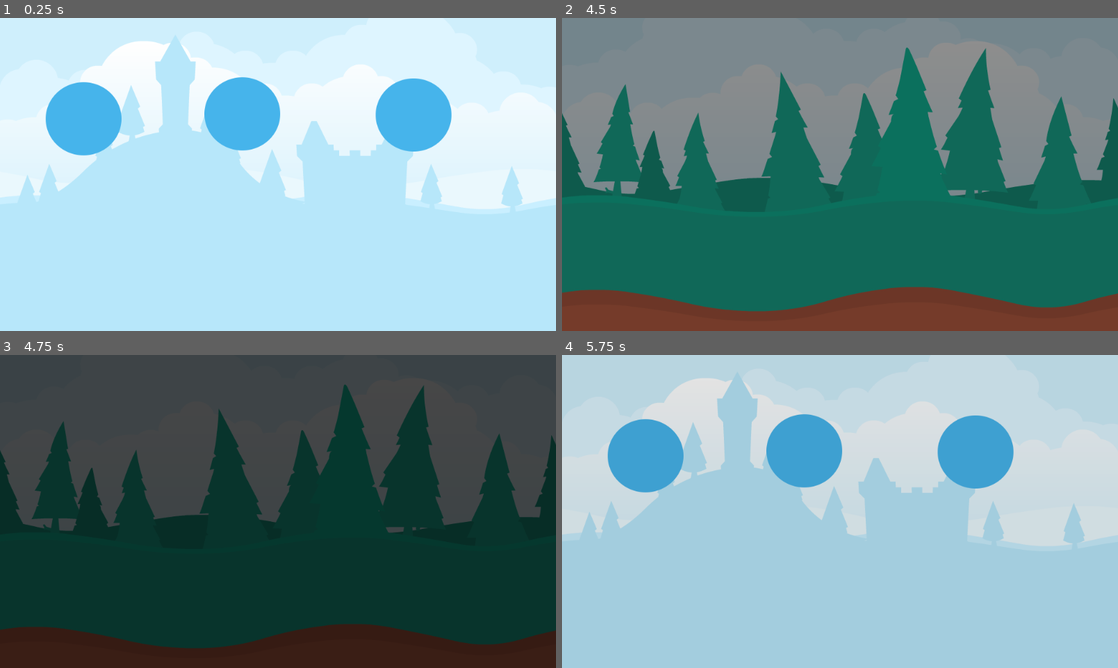
Above: before the commit, frames 1-4 (two rows, left to right).
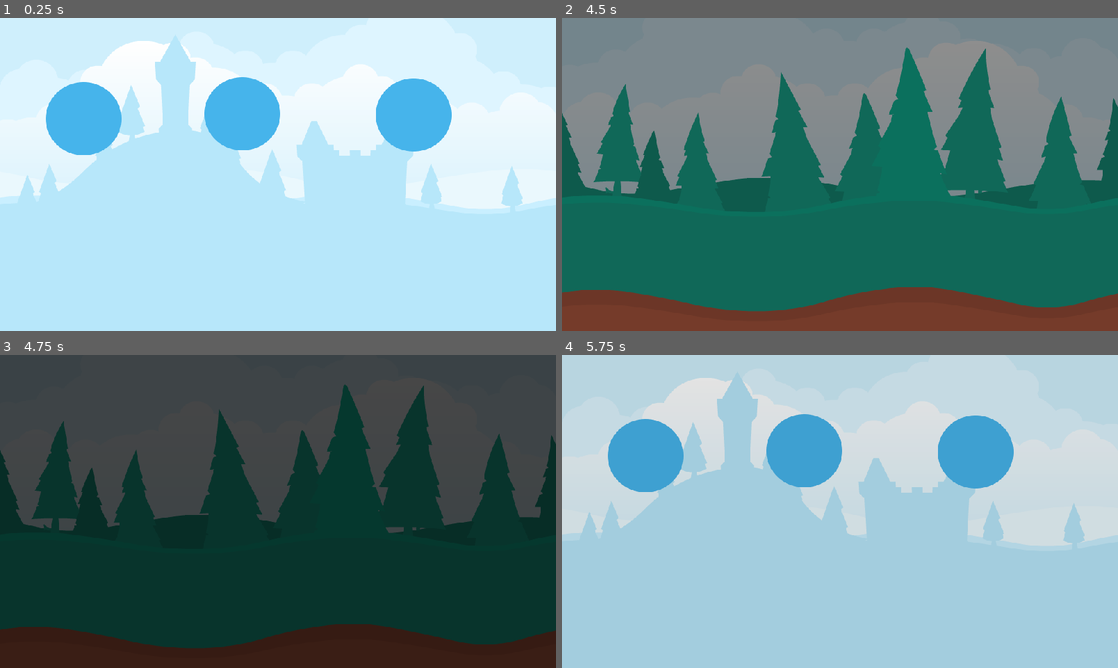
Above: after the commit, the same moments.

Repository: KOMAX233/game_name_tbd
Game: Godot game, scene res://asset/scenes/scene_map.tscn
Two runs of this game, one before a commit and one after it. Both use one fixed random seed, a clock stepped at 60 frames per second and the inputs below.
Inputs (mouse positions are in pixels of both pictures, inside the frame that each line leads up to):
- Up to frame 1 (0.25 s): no input
- Up to frame 2 (4.5 s): tap Enter (ui_accept) at 0.5, 0.6, 0.77, 1.07, 1.25, 1.52, 1.55, 1.82, 2, 2.1, 2.75, 3.02, 3.05, 3.32, 3.5, 3.6, 3.77, 4.07, 4.25 s; move the mouse to (962, 158) at 0.52 s; hold Right (ui_right) 0.53-2.03 s; click (962, 158) at 0.67 s; move the mouse to (728, 190) at 1.27 s; click (728, 190) at 1.35 s; move the mouse to (895, 105) at 2.02 s; hold Left (ui_left) 2.03-2.78 s; move the mouse to (812, 237) at 2.77 s; hold Right (ui_right) 2.78-4.28 s; click (812, 237) at 2.85 s; move the mouse to (1006, 221) at 3.52 s; move the mouse to (673, 127) at 4.27 s; hold Left (ui_left) from 4.28 s (still down); click (673, 127) at 4.35 s
- Up to frame 3 (4.75 s): keep holding Left (ui_left); tap Enter (ui_accept) at 4.52, 4.55 s
- Up to frame 4 (5.75 s): tap Enter (ui_accept) at 4.82, 5.1 s; move the mouse to (867, 511) at 5.02 s; release Left (ui_left) at 5.03 s; hold Right (ui_right) from 5.03 s (still down); click (867, 511) at 5.17 s

The runs differ from the first frame. In frame 1, 0.2% of the frame differs, in the area x 4-82%, y 7-57%; in frame 2, 0.3%, in the area x 0-100%, y 9-94%; in frame 3, less than 0.1%; in frame 4, 0.1%.

Commit message:
added player animation and control starter code

Diff:
--- /dev/null
+++ b/asset/scenes/player.gd
@@ -0,0 +1,34 @@
+extends CharacterBody2D
+
+@onready var sprite_2d = $Sprite2D
+@onready var animation_player = $AnimationPlayer
+
+const SPEED = 300.0
+const JUMP_VELOCITY = -400.0
+
+# Get the gravity from the project settings to be synced with RigidBody nodes.
+var gravity = ProjectSettings.get_setting("physics/2d/default_gravity")
+
+
+func _physics_process(delta):
+	# Add the gravity.
+#	if not is_on_floor():
+#		velocity.y += gravity * delta
+
+	# Handle Jump.
+#	if Input.is_action_just_pressed("ui_accept") and is_on_floor():
+#		velocity.y = JUMP_VELOCITY
+
+	# Get the input direction and handle the movement/deceleration.
+	# As good practice, you should replace UI actions with custom gameplay actions.
+	var direction = Input.get_axis("ui_left", "ui_right")
+	if direction:
+		velocity.x = direction * SPEED
+		animation_player.play("run_h")
+	else:
+		velocity.x = move_toward(velocity.x, 0, SPEED)
+		sprite_2d.flip_h = direction > 0
+		animation_player.play("idle")
+
+
+	move_and_slide()
--- /dev/null
+++ b/asset/scenes/player.tscn
@@ -0,0 +1,309 @@
+[gd_scene load_steps=10 format=3 uid="uid://d2mf7n8ib8i3h"]
+
+[ext_resource type="Script" path="res://asset/scenes/player.gd" id="1_5veja"]
+[ext_resource type="Texture2D" uid="uid://b57i1ufk0d8pn" path="res://asset/scenes/img/tile/spritesheet_players.png" id="1_i1jvu"]
+
+[sub_resource type="RectangleShape2D" id="RectangleShape2D_ufl2d"]
+size = Vector2(70, 134)
+
+[sub_resource type="Animation" id="Animation_lriqi"]
+resource_name = "idle"
+loop_mode = 1
+tracks/0/type = "value"
+tracks/0/imported = false
+tracks/0/enabled = true
+tracks/0/path = NodePath("Sprite2D:frame")
+tracks/0/interp = 1
+tracks/0/loop_wrap = true
+tracks/0/keys = {
+"times": PackedFloat32Array(0),
+"transitions": PackedFloat32Array(1),
+"update": 1,
+"values": [0]
+}
+tracks/1/type = "value"
+tracks/1/imported = false
+tracks/1/enabled = true
+tracks/1/path = NodePath("Sprite2D:region_rect")
+tracks/1/interp = 1
+tracks/1/loop_wrap = true
+tracks/1/keys = {
+"times": PackedFloat32Array(0),
+"transitions": PackedFloat32Array(1),
+"update": 0,
+"values": [Rect2(256, 512, 128, 256)]
+}
+tracks/2/type = "value"
+tracks/2/imported = false
+tracks/2/enabled = true
+tracks/2/path = NodePath("Sprite2D:hframes")
+tracks/2/interp = 1
+tracks/2/loop_wrap = true
+tracks/2/keys = {
+"times": PackedFloat32Array(0),
+"transitions": PackedFloat32Array(1),
+"update": 1,
+"values": [1]
+}
+tracks/3/type = "value"
+tracks/3/imported = false
+tracks/3/enabled = true
+tracks/3/path = NodePath("Sprite2D:vframes")
+tracks/3/interp = 1
+tracks/3/loop_wrap = true
+tracks/3/keys = {
+"times": PackedFloat32Array(0),
+"transitions": PackedFloat32Array(1),
+"update": 1,
+"values": [1]
+}
+
+[sub_resource type="Animation" id="Animation_5eo6n"]
+resource_name = "run_h"
+length = 0.5
+loop_mode = 1
+tracks/0/type = "value"
+tracks/0/imported = false
+tracks/0/enabled = true
+tracks/0/path = NodePath("Sprite2D:frame")
+tracks/0/interp = 1
+tracks/0/loop_wrap = true
+tracks/0/keys = {
+"times": PackedFloat32Array(0, 0.1, 0.2, 0.3, 0.4),
+"transitions": PackedFloat32Array(1, 1, 1, 1, 1),
+"update": 1,
+"values": [0, 1, 2, 3, 4]
+}
+tracks/1/type = "value"
+tracks/1/imported = false
+tracks/1/enabled = true
+tracks/1/path = NodePath("Sprite2D:hframes")
+tracks/1/interp = 1
+tracks/1/loop_wrap = true
+tracks/1/keys = {
+"times": PackedFloat32Array(0),
+"transitions": PackedFloat32Array(1),
+"update": 1,
+"values": [1]
+}
+tracks/2/type = "value"
+tracks/2/imported = false
+tracks/2/enabled = true
+tracks/2/path = NodePath("Sprite2D:vframes")
+tracks/2/interp = 1
+tracks/2/loop_wrap = true
+tracks/2/keys = {
+"times": PackedFloat32Array(0),
+"transitions": PackedFloat32Array(1),
+"update": 1,
+"values": [5]
+}
+tracks/3/type = "value"
+tracks/3/imported = false
+tracks/3/enabled = true
+tracks/3/path = NodePath("Sprite2D:region_rect")
+tracks/3/interp = 1
+tracks/3/loop_wrap = true
+tracks/3/keys = {
+"times": PackedFloat32Array(0),
+"transitions": PackedFloat32Array(1),
+"update": 0,
+"values": [Rect2(128, 768, 128, 1280)]
+}
+
+[sub_resource type="Animation" id="Animation_ekf6k"]
+length = 0.001
+tracks/0/type = "value"
+tracks/0/imported = false
+tracks/0/enabled = true
+tracks/0/path = NodePath("Sprite2D:frame")
+tracks/0/interp = 1
+tracks/0/loop_wrap = true
+tracks/0/keys = {
+"times": PackedFloat32Array(0),
+"transitions": PackedFloat32Array(1),
+"update": 1,
+"values": [0]
+}
+tracks/1/type = "value"
+tracks/1/imported = false
+tracks/1/enabled = true
+tracks/1/path = NodePath("Sprite2D:hframes")
+tracks/1/interp = 1
+tracks/1/loop_wrap = true
+tracks/1/keys = {
+"times": PackedFloat32Array(0),
+"transitions": PackedFloat32Array(1),
+"update": 1,
+"values": [1]
+}
+tracks/2/type = "value"
+tracks/2/imported = false
+tracks/2/enabled = true
+tracks/2/path = NodePath("Sprite2D:vframes")
+tracks/2/interp = 1
+tracks/2/loop_wrap = true
+tracks/2/keys = {
+"times": PackedFloat32Array(0),
+"transitions": PackedFloat32Array(1),
+"update": 1,
+"values": [5]
+}
+tracks/3/type = "value"
+tracks/3/imported = false
+tracks/3/enabled = true
+tracks/3/path = NodePath("Sprite2D:region_rect")
+tracks/3/interp = 1
+tracks/3/loop_wrap = true
+tracks/3/keys = {
+"times": PackedFloat32Array(0),
+"transitions": PackedFloat32Array(1),
+"update": 0,
+"values": [Rect2(128, 768, 128, 1280)]
+}
+tracks/4/type = "value"
+tracks/4/imported = false
+tracks/4/enabled = true
+tracks/4/path = NodePath("Sprite2D:flip_h")
+tracks/4/interp = 1
+tracks/4/loop_wrap = true
+tracks/4/keys = {
+"times": PackedFloat32Array(0),
+"transitions": PackedFloat32Array(1),
+"update": 1,
+"values": [true]
+}
+
+[sub_resource type="Animation" id="Animation_8aj5m"]
+resource_name = "run_back"
+length = 0.2
+loop_mode = 1
+tracks/0/type = "value"
+tracks/0/imported = false
+tracks/0/enabled = true
+tracks/0/path = NodePath("Sprite2D:region_rect")
+tracks/0/interp = 1
+tracks/0/loop_wrap = true
+tracks/0/keys = {
+"times": PackedFloat32Array(0),
+"transitions": PackedFloat32Array(1),
+"update": 0,
+"values": [Rect2(256, 1024, 128, 512)]
+}
+tracks/1/type = "value"
+tracks/1/imported = false
+tracks/1/enabled = true
+tracks/1/path = NodePath("Sprite2D:vframes")
+tracks/1/interp = 1
+tracks/1/loop_wrap = true
+tracks/1/keys = {
+"times": PackedFloat32Array(0),
+"transitions": PackedFloat32Array(1),
+"update": 1,
+"values": [2]
+}
+tracks/2/type = "value"
+tracks/2/imported = false
+tracks/2/enabled = true
+tracks/2/path = NodePath("Sprite2D:frame")
+tracks/2/interp = 1
+tracks/2/loop_wrap = true
+tracks/2/keys = {
+"times": PackedFloat32Array(0, 0.1),
+"transitions": PackedFloat32Array(1, 1),
+"update": 1,
+"values": [0, 1]
+}
+
+[sub_resource type="Animation" id="Animation_x5k7e"]
+resource_name = "run_front"
+length = 0.2
+loop_mode = 1
+tracks/0/type = "value"
+tracks/0/imported = false
+tracks/0/enabled = true
+tracks/0/path = NodePath("Sprite2D:region_rect")
+tracks/0/interp = 1
+tracks/0/loop_wrap = true
+tracks/0/keys = {
+"times": PackedFloat32Array(0),
+"transitions": PackedFloat32Array(1),
+"update": 0,
+"values": [Rect2(256, 768, 128, 256)]
+}
+tracks/1/type = "value"
+tracks/1/imported = false
+tracks/1/enabled = true
+tracks/1/path = NodePath("Sprite2D:hframes")
+tracks/1/interp = 1
+tracks/1/loop_wrap = true
+tracks/1/keys = {
+"times": PackedFloat32Array(0),
+"transitions": PackedFloat32Array(1),
+"update": 1,
+"values": [1]
+}
+tracks/2/type = "value"
+tracks/2/imported = false
+tracks/2/enabled = true
+tracks/2/path = NodePath("Sprite2D:vframes")
+tracks/2/interp = 1
+tracks/2/loop_wrap = true
+tracks/2/keys = {
+"times": PackedFloat32Array(0),
+"transitions": PackedFloat32Array(1),
+"update": 1,
+"values": [1]
+}
+tracks/3/type = "value"
+tracks/3/imported = false
+tracks/3/enabled = true
+tracks/3/path = NodePath("Sprite2D:frame")
+tracks/3/interp = 1
+tracks/3/loop_wrap = true
+tracks/3/keys = {
+"times": PackedFloat32Array(0),
+"transitions": PackedFloat32Array(1),
+"update": 1,
+"values": [0]
+}
+tracks/4/type = "value"
+tracks/4/imported = false
+tracks/4/enabled = true
+tracks/4/path = NodePath("Sprite2D:flip_h")
+tracks/4/interp = 1
+tracks/4/loop_wrap = true
+tracks/4/keys = {
+"times": PackedFloat32Array(0, 0.1),
+"transitions": PackedFloat32Array(1, 1),
+"update": 1,
+"values": [false, true]
+}
+
+[sub_resource type="AnimationLibrary" id="AnimationLibrary_k41w6"]
+_data = {
+"RESET": SubResource("Animation_ekf6k"),
+"idle": SubResource("Animation_lriqi"),
+"run_back": SubResource("Animation_8aj5m"),
+"run_front": SubResource("Animation_x5k7e"),
+"run_h": SubResource("Animation_5eo6n")
+}
+
+[node name="CharacterBody2D" type="CharacterBody2D"]
+script = ExtResource("1_5veja")
+
+[node name="Sprite2D" type="Sprite2D" parent="."]
+texture = ExtResource("1_i1jvu")
+flip_h = true
+vframes = 5
+region_enabled = true
+region_rect = Rect2(128, 768, 128, 1280)
+
+[node name="CollisionShape2D" type="CollisionShape2D" parent="."]
+position = Vector2(-1, 61)
+shape = SubResource("RectangleShape2D_ufl2d")
+
+[node name="AnimationPlayer" type="AnimationPlayer" parent="."]
+libraries = {
+"": SubResource("AnimationLibrary_k41w6")
+}
--- a/project.godot
+++ b/project.godot
@@ -37,5 +37,6 @@
 
 [rendering]
 
+textures/canvas_textures/default_texture_filter=0
 renderer/rendering_method="gl_compatibility"
 renderer/rendering_method.mobile="gl_compatibility"
Binary file added: asset/scenes/img/tile/spritesheet_enemies.png
Not shown, added: asset/scenes/img/tile/spritesheet_enemies.png.import
Binary file added: asset/scenes/img/tile/spritesheet_ground.png
Not shown, added: asset/scenes/img/tile/spritesheet_ground.png.import
Binary file added: asset/scenes/img/tile/spritesheet_items.png
Not shown, added: asset/scenes/img/tile/spritesheet_items.png.import
Binary file added: asset/scenes/img/tile/spritesheet_players.png
Not shown, added: asset/scenes/img/tile/spritesheet_players.png.import
Binary file added: asset/scenes/img/tile/spritesheet_tiles.png
Not shown, added: asset/scenes/img/tile/spritesheet_tiles.png.import
